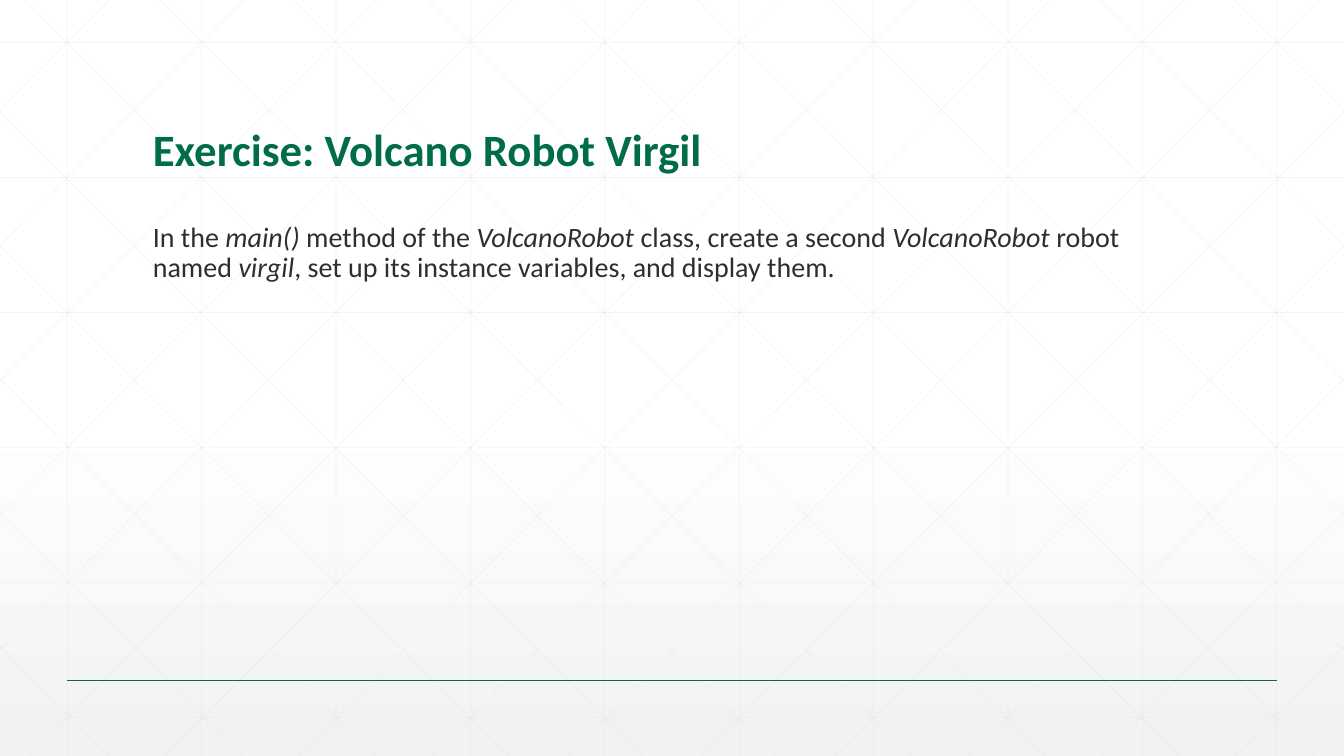
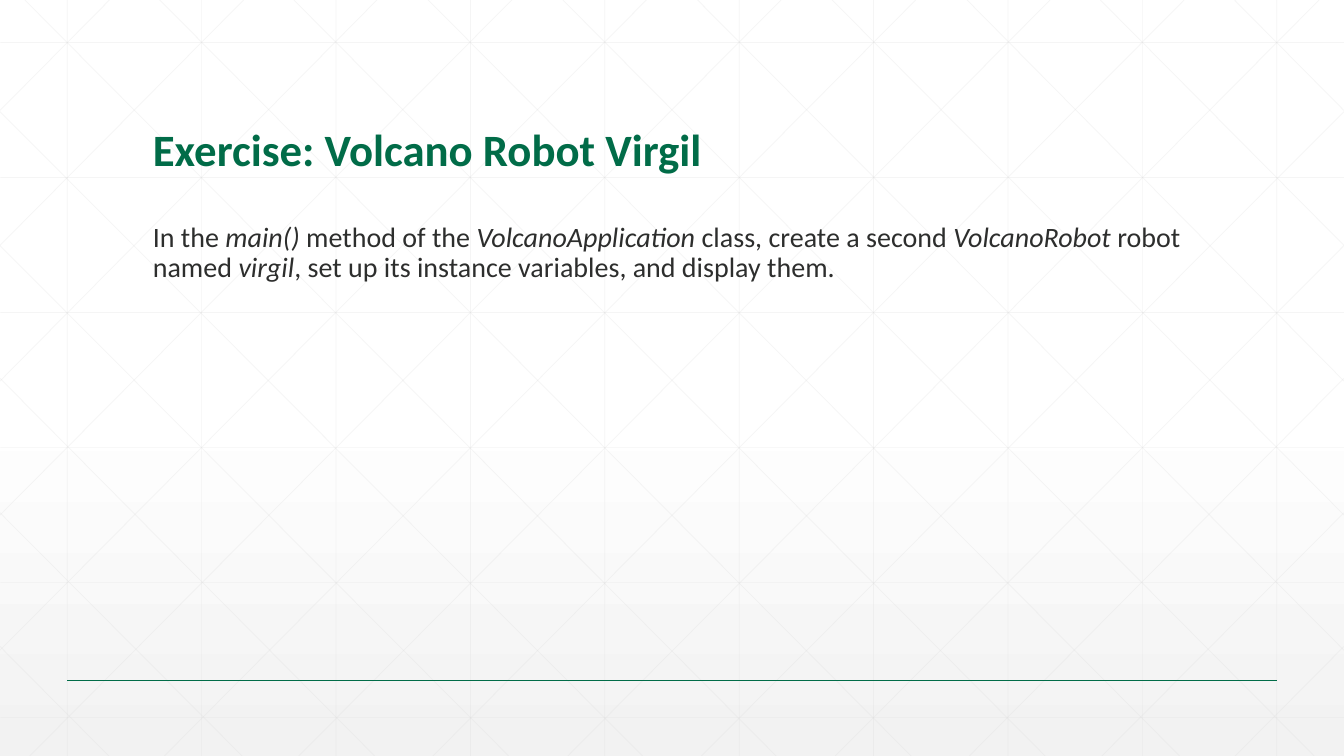
Before and after one commit to SrinS/svs-talent, a slide deck: slide 12 of 01. Java SE/Slides/02. OOP.pptx. Drawn at 1344x756 pixels with LibreOffice and Linux fonts; fonts in the diff are those of the drawing; background and template pictures are left out. Boxes give left, top, right and bottom in pixels: in the first picture for what was removed or moved away, otherwise in the second. Text is boxed around its words. In the diff, an @@ line names an element or a change of style, - is before the commit and + after.

```diff
--- a/01. Java SE/Slides/02. OOP.pptx
+++ b/01. Java SE/Slides/02. OOP.pptx
@@ text at box(153, 226, 1180, 282): text changed @@
-In the main() method of the VolcanoRobot class, create a second VolcanoRobot robot named virgil, set up its instance variables, and display them.
+In the main() method of the VolcanoApplication class, create a second VolcanoRobot robot named virgil, set up its instance variables, and display them.
```
Also in this commit, not shown: 1 other file.
